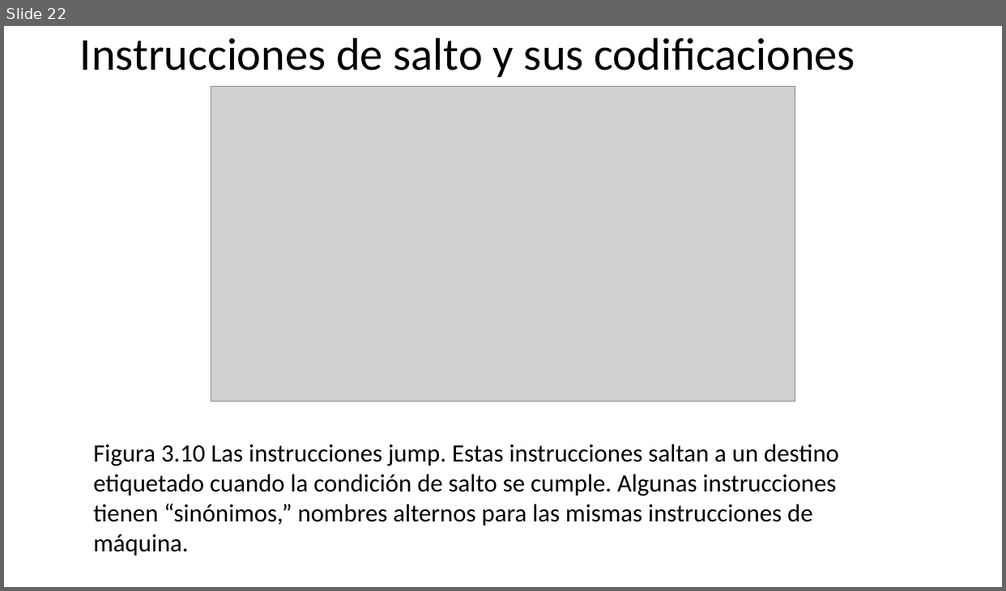
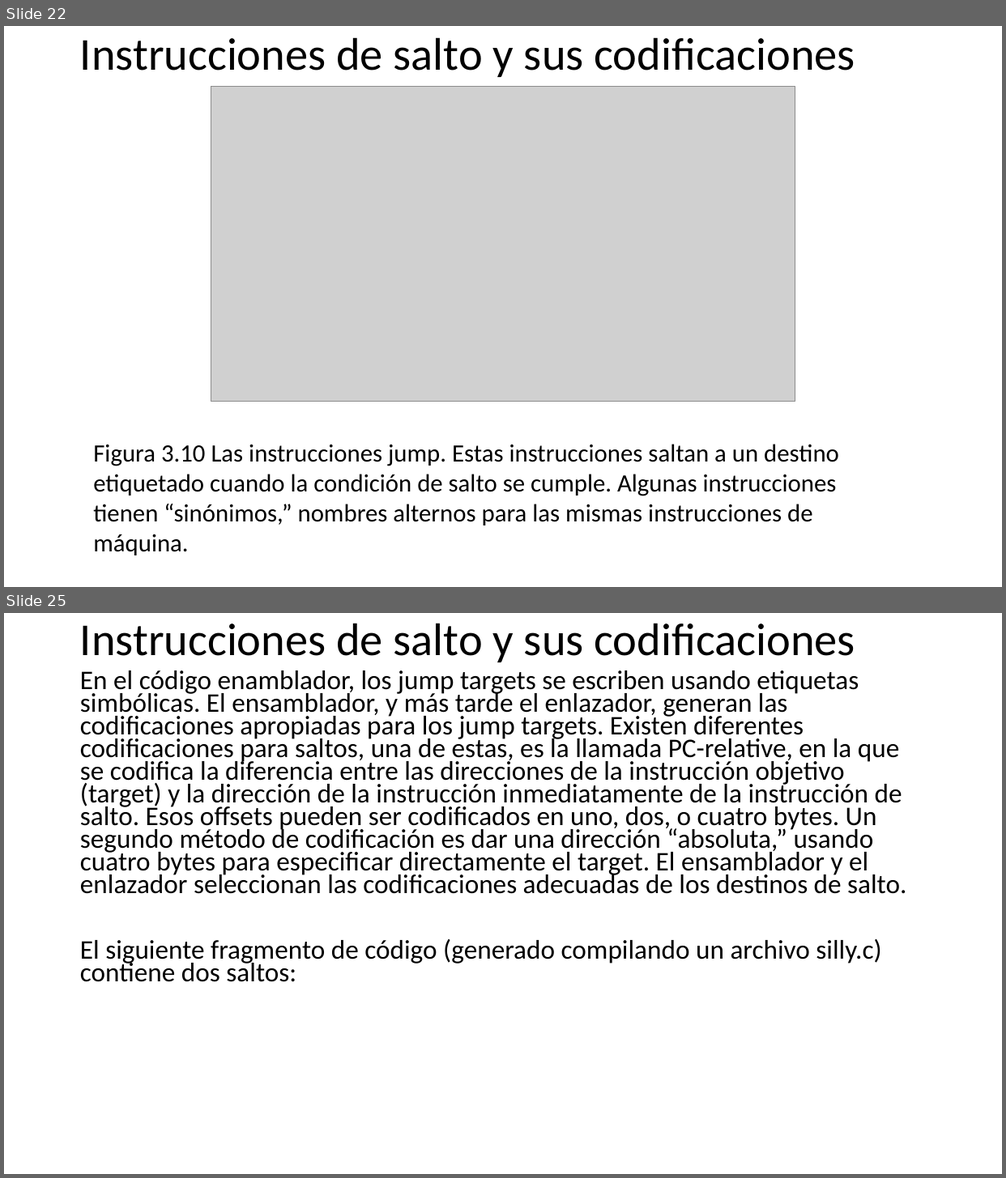
Before and after one commit to programacionestructurada/2021-2, a slide deck: U2_Estructuras_de_Control_y_Aplicaciones_con_Arreglos/U2_Estructuras_de_Control_yApps_con_Arreglos.pptx. Shown one above the other, each under a label of ours: slide 22 before the commit, slides 22 and 25 after it; the slides between them are not shown. The pictures are 1006x591 and 1006x1178 pixels, drawn with LibreOffice and Linux fonts; fonts in the diff are those of the drawing; grey boxes stand for pictures. Boxes give left, top, right and bottom in pixels: in the first picture for what was removed or moved away, otherwise in the second. Text is boxed around its words. In the diff, an @@ line names an element or a change of style, - is before the commit and + after.

```diff
--- a/U2_Estructuras_de_Control_y_Aplicaciones_con_Arreglos/U2_Estructuras_de_Control_yApps_con_Arreglos.pptx
+++ b/U2_Estructuras_de_Control_y_Aplicaciones_con_Arreglos/U2_Estructuras_de_Control_yApps_con_Arreglos.pptx
@@ slide 25 added at (x1=4, y1=613, x2=1002, y2=1174), background #FFFFFF @@
@@ title added at (x1=80, y1=623, x2=855, y2=662), 44 pt, text #000000 @@
+Instrucciones de salto y sus codificaciones
@@ text added at (x1=80, y1=671, x2=906, y2=982), 25.9 pt, text #000000 @@
+En el código enamblador, los jump targets se escriben usando etiquetas simbólicas. El ensamblador, y más tarde el enlazador, generan las codificaciones apropiadas para los jump targets. Existen diferentes codificaciones para saltos, una de estas, es la llamada PC-relative, en la que se codifica la diferencia entre las direcciones de la instrucción objetivo (target) y la dirección de la instrucción inmediatamente de la instrucción de salto. Esos offsets pueden ser codificados en uno, dos, o cuatro bytes. Un segundo método de codificación es dar una dirección “absoluta,” usando cuatro bytes para especificar directamente el target. El ensamblador y el enlazador seleccionan las codificaciones adecuadas de los destinos de salto.
+El siguiente fragmento de código (generado compilando un archivo silly.c) contiene dos saltos:
```
Also in this commit, not shown: 6 slides changed, 16 other slides added.
